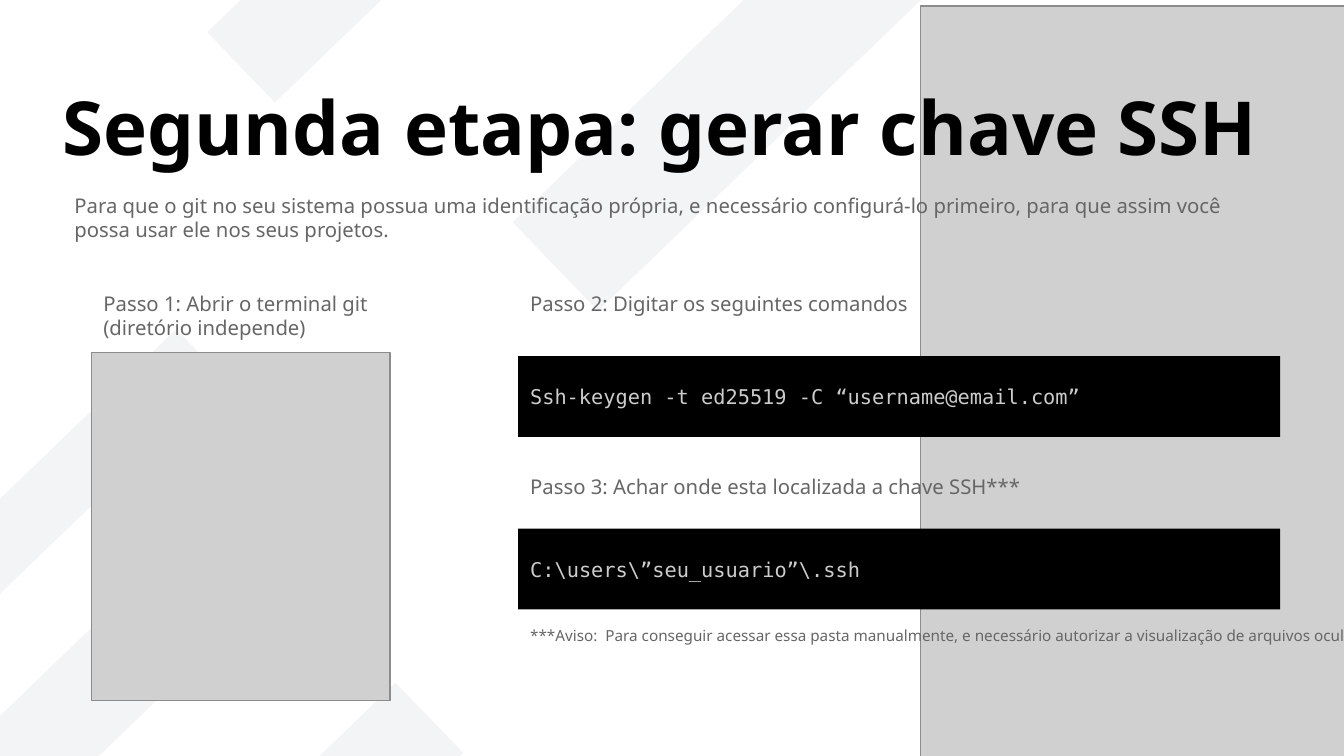
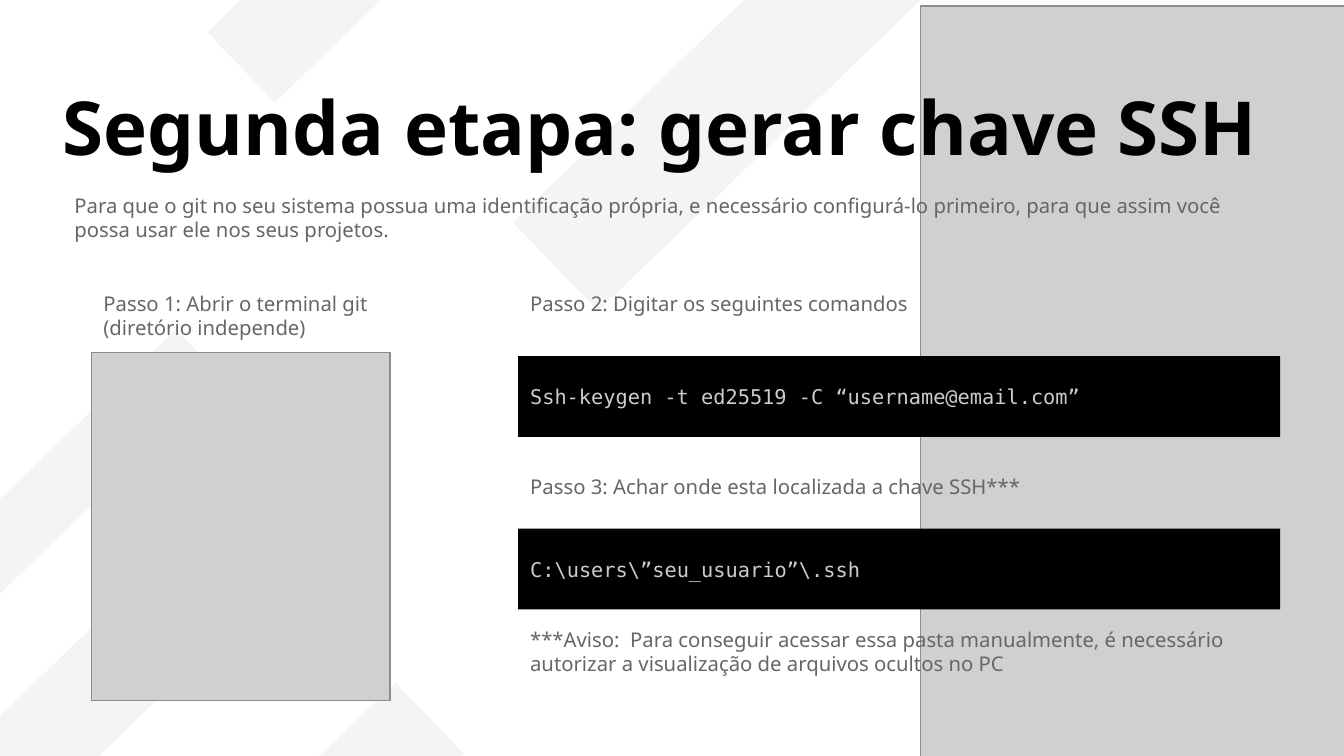
Before and after one commit to LORENZOCIRCELLI/Course-GitHubMasterclass, a slide deck: slide 10 of Apresentação/Git e Github.pptx (slide 11 before the commit). Drawn at 1344x756 pixels with LibreOffice and Linux fonts; fonts in the diff are those of the drawing; grey boxes stand for pictures. Boxes give left, top, right and bottom in pixels: in the first picture for what was removed or moved away, otherwise in the second. Text is boxed around its words. In the diff, an @@ line names an element or a change of style, - is before the commit and + after.

```diff
--- a/Apresentação/Git e Github.pptx
+++ b/Apresentação/Git e Github.pptx
@@ text at (530,627,1223,678): text changed; size 9 to 12 pt @@
-***Aviso: Para conseguir acessar essa pasta manualmente, e necessário autorizar a visualização de arquivos ocultos no PC
+***Aviso: Para conseguir acessar essa pasta manualmente, é necessário autorizar a visualização de arquivos ocultos no PC
```
Also in this commit, not shown: 1 other slide changed, 3 slides added, 1 slide removed.
